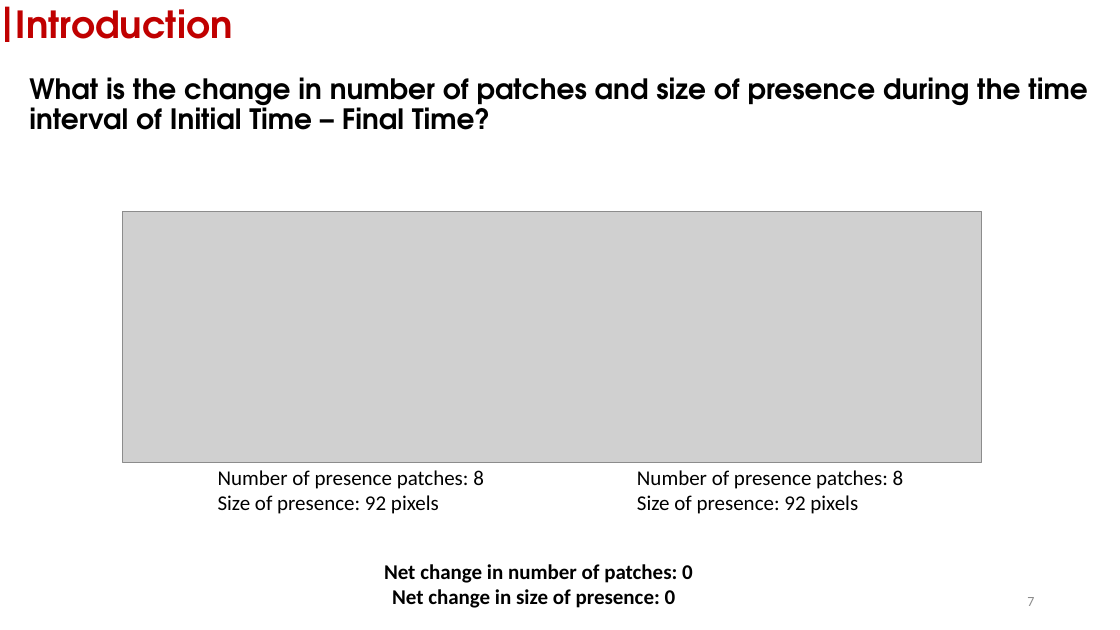
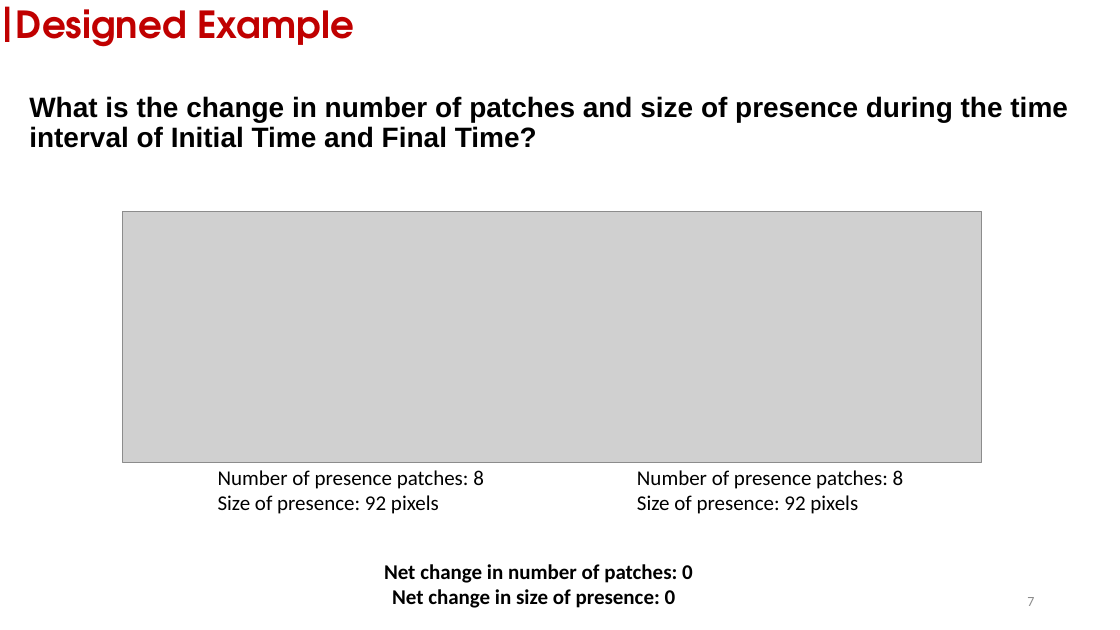
Before and after one commit to zay1996/Workshop_GIStimeseries, a slide deck: slide 7 of assets/slides/workshop_DynamicPATCH.pptx. Drawn at 1120x630 pixels with LibreOffice and Linux fonts; fonts in the diff are those of the drawing; grey boxes stand for pictures. Boxes give left, top, right and bottom in pixels: in the first picture for what was removed or moved away, otherwise in the second. Text is boxed around its words. In the diff, an @@ line names an element or a change of style, - is before the commit and + after.

```diff
--- a/assets/slides/workshop_DynamicPATCH.pptx
+++ b/assets/slides/workshop_DynamicPATCH.pptx
@@ text at [16,9,354,47]: text changed @@
-Introduction
+Designed Example
@@ text at [29,96,1068,148]: text changed; font TeX Gyre Adventor to Arial @@
-What is the change in number of patches and size of presence during the time interval of Initial Time – Final Time?
+What is the change in number of patches and size of presence during the time interval of Initial Time and Final Time?
```
Also in this commit, not shown: 12 other slides changed, 3 slides added, 10 slides removed, 6 other files.
